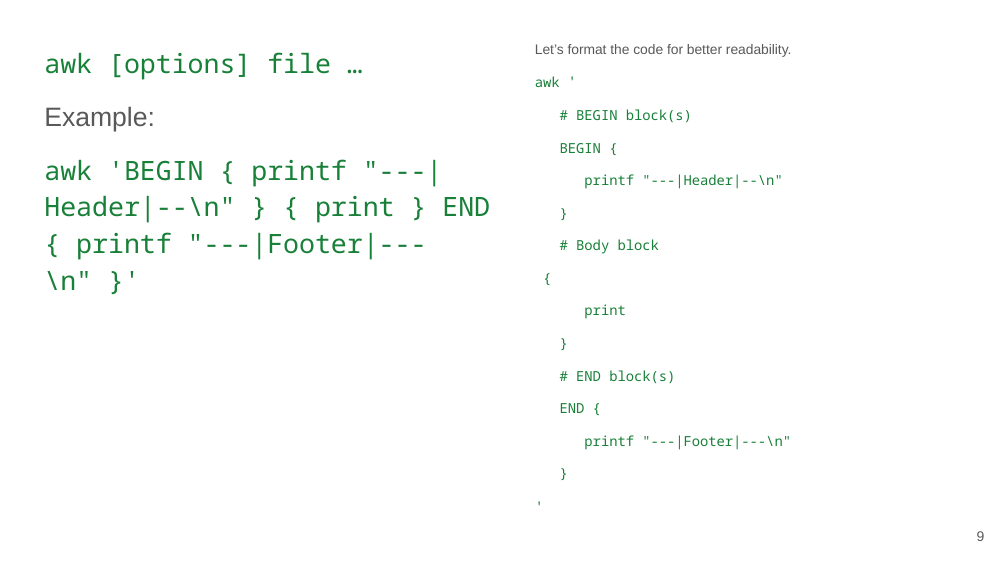
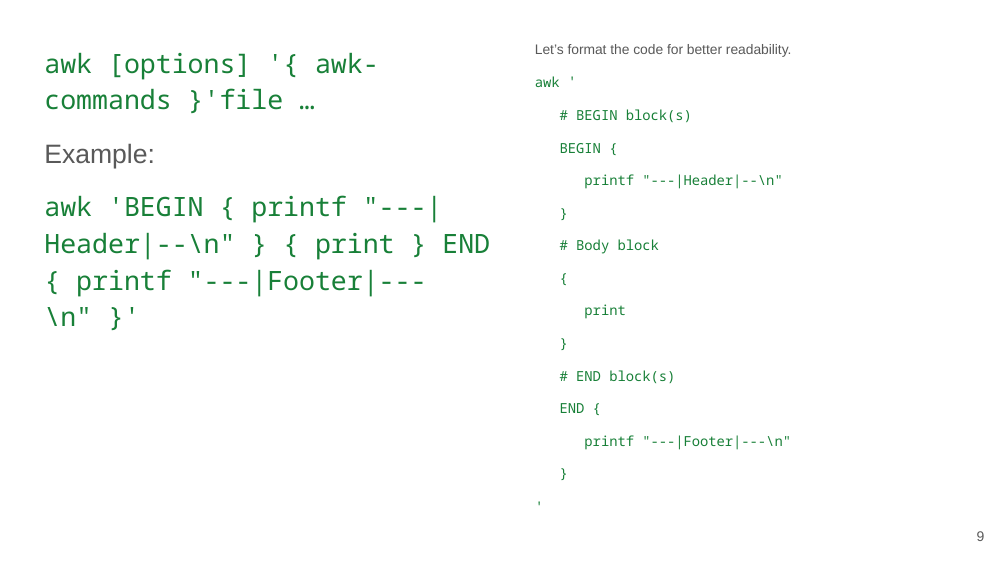
Before and after one commit to luuloi/AppliedBioinformatics2023, a slide deck: slide 9 of Lecture1/Slide/Comprehensive_AWK.pptx. Drawn at 1008x567 pixels with LibreOffice and Linux fonts; fonts in the diff are those of the drawing. Boxes give left, top, right and bottom in pixels: in the first picture for what was removed or moved away, otherwise in the second. Text is boxed around its words. In the diff, an @@ line names an element or a change of style, - is before the commit and + after.

```diff
--- a/Lecture1/Slide/Comprehensive_AWK.pptx
+++ b/Lecture1/Slide/Comprehensive_AWK.pptx
@@ text at <box>44,52,379,113</box>: text changed @@
-awk [options] file …
+awk [options] '{ awk-commands }'file …
```
Also in this commit, not shown: 7 other slides changed.
